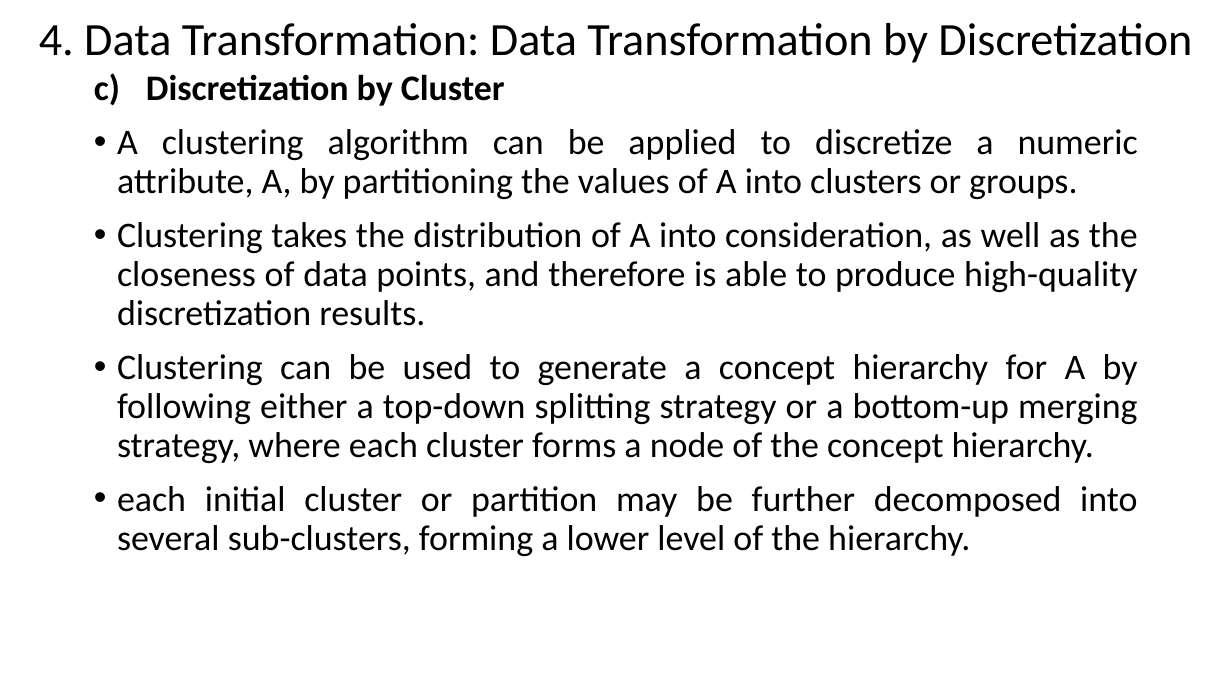
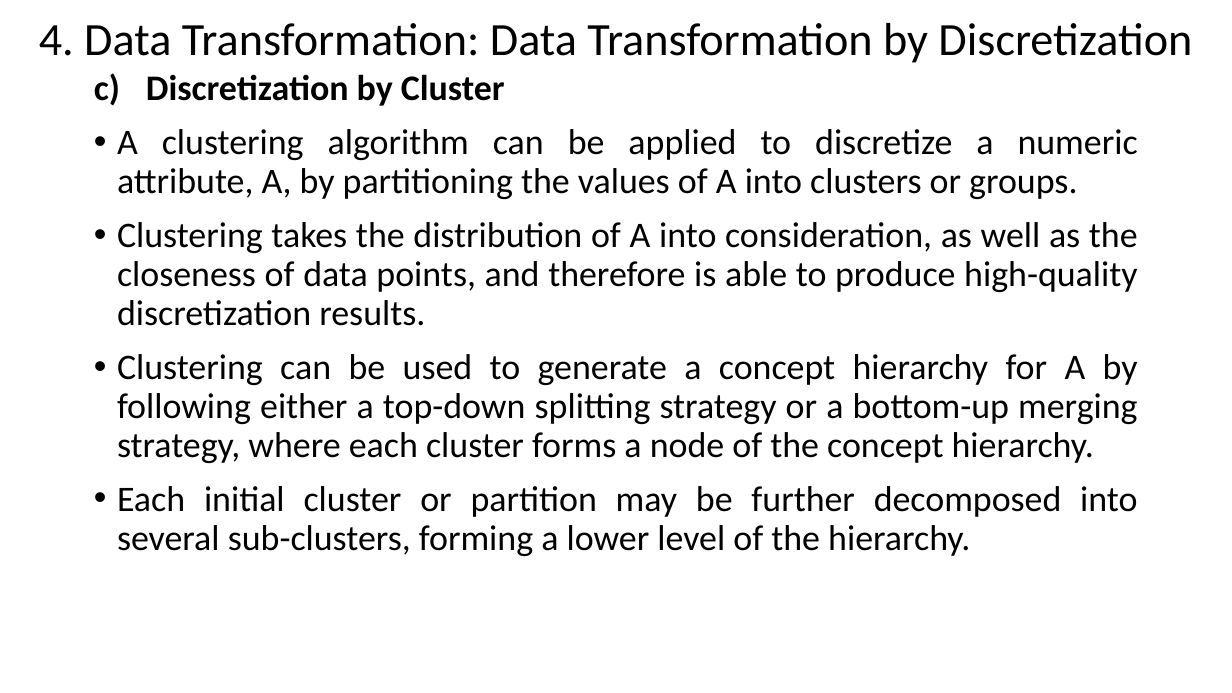
Before and after one commit to Gaurav-88074/MCA, a slide deck: slide 99 of SEM1/DATA MINING/3. Data Preprocessing (1).pptx (slide 100 before the commit). Drawn at 1232x693 pixels with LibreOffice and Linux fonts; fonts in the diff are those of the drawing. Boxes give left, top, right and bottom in pixels: in the first picture for what was removed or moved away, otherwise in the second. Text is boxed around its words. In the diff, an @@ line names an element or a change of style, - is before the commit and + after.

```diff
--- a/SEM1/DATA MINING/3. Data Preprocessing (1).pptx
+++ b/SEM1/DATA MINING/3. Data Preprocessing (1).pptx
@@ text at bbox=[117, 486, 1137, 556]: text changed @@
-• each initial cluster or partition may be further decomposed into several sub-clusters, forming a lower level of the hierarchy.
+• Each initial cluster or partition may be further decomposed into several sub-clusters, forming a lower level of the hierarchy.
```
Also in this commit, not shown: 19 other slides changed, 1 slide added, 1 slide removed, 18 other files.
